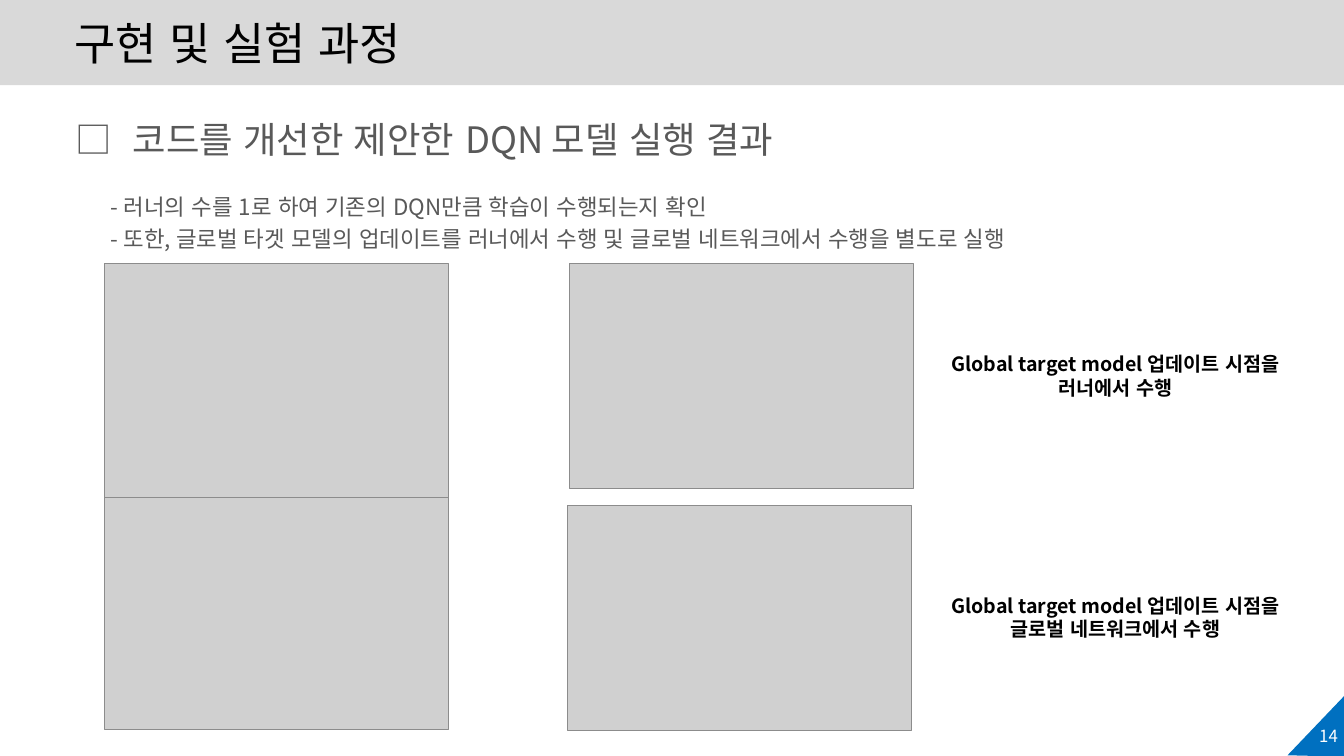
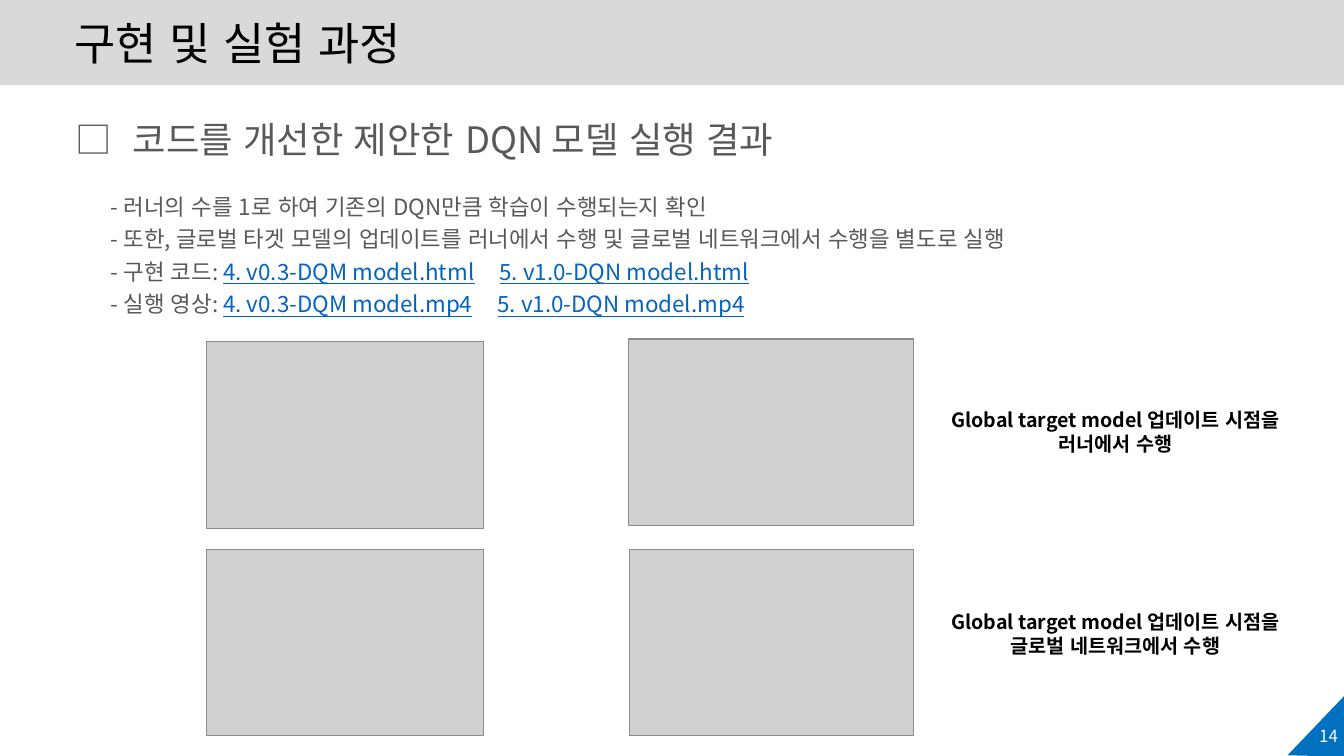
Before and after one commit to KiHyeon-Hong/Improved_DQN_experiments, a slide deck: slide 14 of v1.0-202140090-홍기현-기말 프로젝트.pptx. Drawn at 1344x756 pixels with LibreOffice and Linux fonts; fonts in the diff are those of the drawing; grey boxes stand for pictures; background and template pictures are left out. Boxes give left, top, right and bottom in pixels: in the first picture for what was removed or moved away, otherwise in the second. Text is boxed around its words. In the diff, an @@ line names an element or a change of style, - is before the commit and + after.

```diff
--- a/v1.0-202140090-홍기현-기말 프로젝트.pptx
+++ b/v1.0-202140090-홍기현-기말 프로젝트.pptx
@@ text at <box>124,261,749,317</box>: paragraphs added @@
+- 구현 코드: 4. v0.3-DQM model.html 5. v1.0-DQN model.html
+- 실행 영상: 4. v0.3-DQM model.mp4 5. v1.0-DQN model.mp4
@@ picture: place and size @@
-picture at <box>105,264,449,498</box>
+picture at <box>207,341,483,528</box>
@@ picture: place and size @@
-picture at <box>570,264,913,489</box>
+picture at <box>629,339,913,525</box>
@@ text "Global target model 업데이트 시점을": place and size @@
-text "Global target model 업데이트 시점을" at <box>951,354,1279,397</box>
+text "Global target model 업데이트 시점을" at <box>951,410,1279,453</box>
@@ picture: place and size @@
-picture at <box>105,498,449,730</box>
+picture at <box>207,549,483,736</box>
@@ picture: place and size @@
-picture at <box>568,505,911,730</box>
+picture at <box>629,549,913,736</box>
@@ text "Global target model 업데이트 시점을": place and size @@
-text "Global target model 업데이트 시점을" at <box>951,596,1279,638</box>
+text "Global target model 업데이트 시점을" at <box>951,612,1279,655</box>
```
Also in this commit, not shown: 8 other slides changed.
